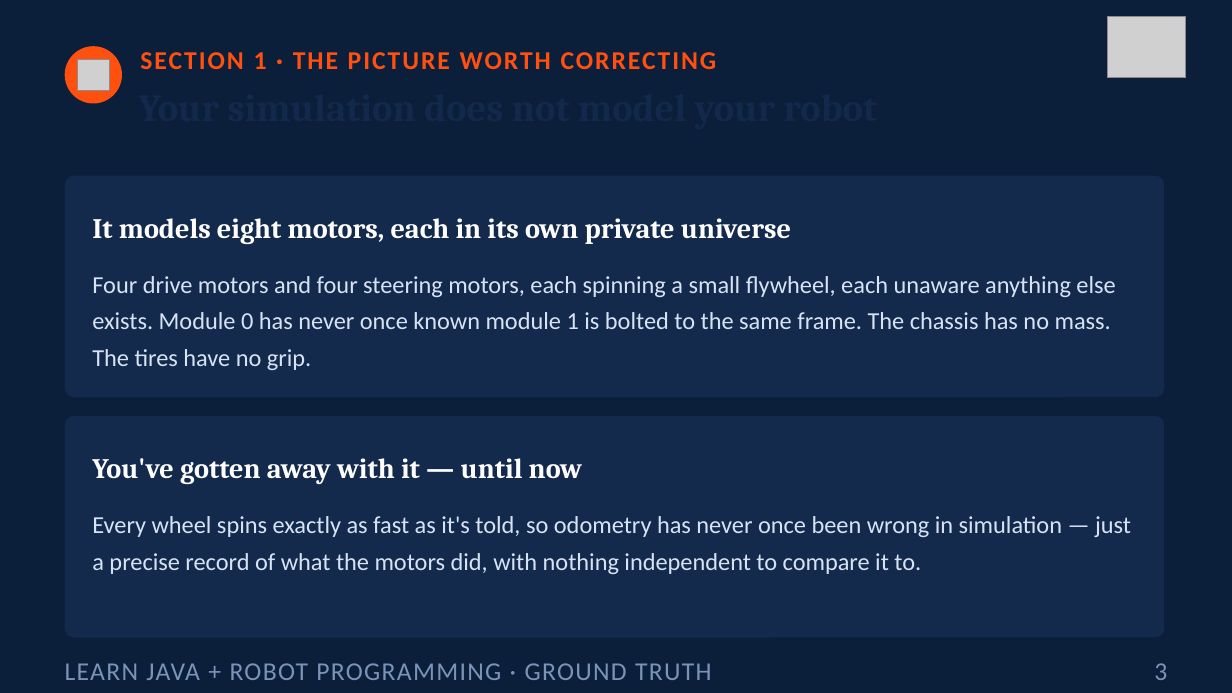
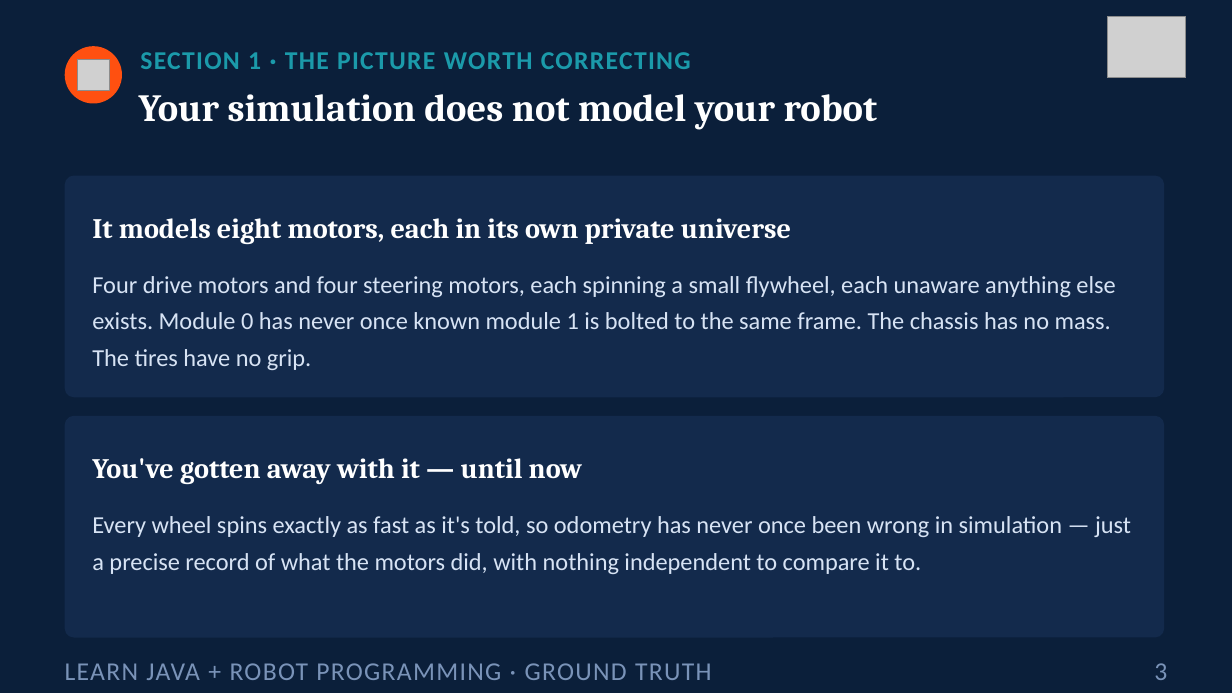
Before and after one commit to FRC5010/BasicRobotLessons, a slide deck: slide 3 of docs/presentations/v3/16-ground-truth.pptx. Drawn at 1232x693 pixels with LibreOffice and Linux fonts; fonts in the diff are those of the drawing; grey boxes stand for pictures. Boxes give left, top, right and bottom in pixels: in the first picture for what was removed or moved away, otherwise in the second. Text is boxed around its words. In the diff, an @@ line names an element or a change of style, - is before the commit and + after.

```diff
--- a/docs/presentations/v3/16-ground-truth.pptx
+++ b/docs/presentations/v3/16-ground-truth.pptx
@@ text "SECTION 1 · THE PICTURE ..." at (x1=140, y1=52, x2=691, y2=69): text colour #FF5010 to #1B9AAA, letter spacing 1.5 to 1 pt @@
@@ text added at (x1=139, y1=94, x2=878, y2=130), 30 pt, text #FFFFFF, bold @@
+Your simulation does not model your robot
```
Also in this commit, not shown: 7 other slides changed, 1 slide added, 6 other files.
